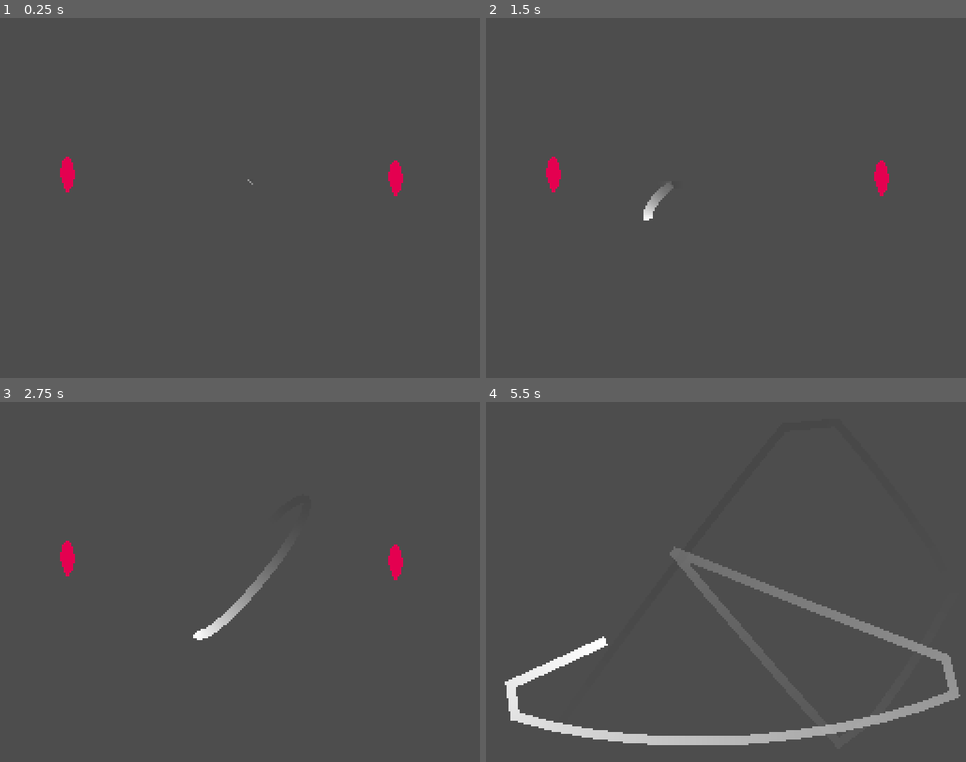
Above: before the commit, frames 1-4 (two rows, left to right).
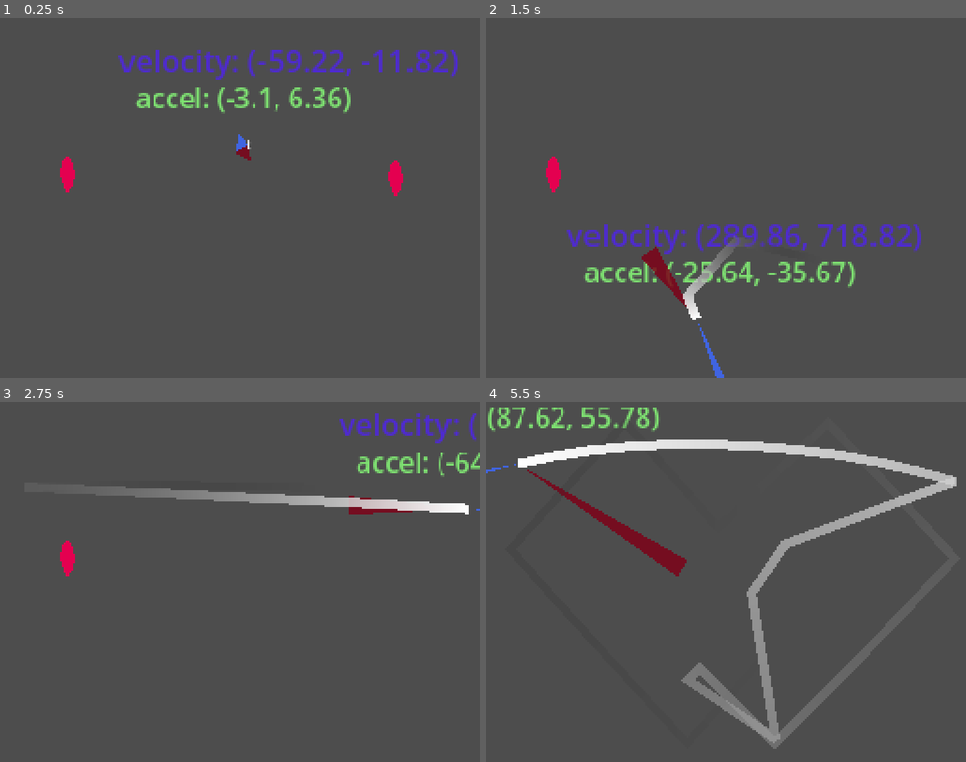
Above: after the commit, the same moments.

Repository: furiousknight25/Counter-Effects
Game: Godot game, scene res://scenes/Scene_1.tscn
Same seed, same stepped clock (60 frames per second), same inputs: the game is played once before the commit and once after it.
Inputs (mouse positions are in pixels of both pictures, inside the frame that each line leads up to):
- Up to frame 1 (0.25 s): no input
- Up to frame 2 (1.5 s): move the mouse to (831, 180) at 0.52 s; click (831, 180) at 0.6 s; move the mouse to (630, 216) at 1.27 s; click (630, 216) at 1.35 s
- Up to frame 3 (2.75 s): move the mouse to (288, 502) at 2.02 s; click (288, 502) at 2.1 s
- Up to frame 4 (5.5 s): move the mouse to (702, 654) at 2.77 s; click (702, 654) at 2.85 s; move the mouse to (870, 636) at 3.52 s; click (870, 636) at 3.6 s; move the mouse to (582, 528) at 4.27 s; click (582, 528) at 4.35 s; move the mouse to (750, 582) at 5.02 s; click (750, 582) at 5.1 s

The runs differ from the first frame. In frame 1, 2.9% of the frame differs, in the area x 24-96%, y 8-47%; in frame 2, 4.7%; in frame 3, 4.3%; in frame 4, 13%, in the area x 0-99%, y 1-97%.

Commit message:
uh oh they joining

Diff:
--- a/new-game-project/scenes/Ball.tscn
+++ b/new-game-project/scenes/Ball.tscn
@@ -1,9 +1,10 @@
-[gd_scene load_steps=6 format=3 uid="uid://c7a6cijicq3rd"]
+[gd_scene load_steps=7 format=3 uid="uid://c7a6cijicq3rd"]
 
 [ext_resource type="Script" uid="uid://btxblnn0xcf64" path="res://scripts/ball.gd" id="1_d73vv"]
 [ext_resource type="Script" uid="uid://wytq8piaqmrc" path="res://scripts/SpringPhysics.gd" id="2_ul5l2"]
 [ext_resource type="PackedScene" uid="uid://dj3hcfpjf08dc" path="res://scenes/visual_follow_line.tscn" id="3_dqebh"]
 [ext_resource type="Script" uid="uid://dvloyvpvwr5sd" path="res://scripts/debug_mode.gd" id="4_dqebh"]
+[ext_resource type="PackedScene" uid="uid://dgm0ri1lo1qb7" path="res://scenes/physics_arrows_package.tscn" id="5_2svwt"]
 
 [sub_resource type="CircleShape2D" id="CircleShape2D_ig1eg"]
 radius = 5.0
@@ -12,9 +13,14 @@
 collision_layer = 2
 collision_mask = 7
 motion_mode = 1
-wall_min_slide_angle = 0.0
+wall_min_slide_angle = 3.1415927
 platform_on_leave = 2
 script = ExtResource("1_d73vv")
+
+[node name="PhysicsArrowsPackage" parent="." node_paths=PackedStringArray("body_to_observe") instance=ExtResource("5_2svwt")]
+body_to_observe = NodePath("..")
+velocity_arrow_multiplier = 0.1
+accel_arrow_multiplier = 1
 
 [node name="CollisionShape2D" type="CollisionShape2D" parent="."]
 shape = SubResource("CircleShape2D_ig1eg")
--- a/new-game-project/scenes/Scene_1.tscn
+++ b/new-game-project/scenes/Scene_1.tscn
@@ -1,10 +1,13 @@
-[gd_scene load_steps=4 format=3 uid="uid://dfhfol7byum77"]
+[gd_scene load_steps=5 format=3 uid="uid://dfhfol7byum77"]
 
 [ext_resource type="PackedScene" uid="uid://c7a6cijicq3rd" path="res://scenes/Ball.tscn" id="1_cyp6q"]
 [ext_resource type="PackedScene" uid="uid://bo5kfu2xrt7og" path="res://scenes/Target.tscn" id="2_32jcc"]
 
 [sub_resource type="RectangleShape2D" id="RectangleShape2D_ib06g"]
 size = Vector2(275, 16)
+
+[sub_resource type="ConvexPolygonShape2D" id="ConvexPolygonShape2D_cyp6q"]
+points = PackedVector2Array(-33, 57, -55, -18, 18, -14, -29, -1)
 
 [node name="Root" type="Node2D"]
 
@@ -13,6 +16,10 @@
 [node name="CollisionShape2D" type="CollisionShape2D" parent="Border"]
 position = Vector2(127.5, -2)
 shape = SubResource("RectangleShape2D_ib06g")
+
+[node name="CollisionShape2D5" type="CollisionShape2D" parent="Border"]
+position = Vector2(137, 88)
+shape = SubResource("ConvexPolygonShape2D_cyp6q")
 
 [node name="CollisionShape2D2" type="CollisionShape2D" parent="Border"]
 position = Vector2(124, 195)
--- /dev/null
+++ b/new-game-project/scenes/physics_arrows_package.tscn
@@ -0,0 +1,48 @@
+[gd_scene load_steps=4 format=3 uid="uid://dgm0ri1lo1qb7"]
+
+[ext_resource type="Script" uid="uid://c2b1pcknv820v" path="res://scripts/physics_arrows_package.gd" id="1_ah2i8"]
+
+[sub_resource type="Curve" id="Curve_ur1oa"]
+_data = [Vector2(0, 0), 0.0, 0.0, 0, 0, Vector2(1, 1), 0.0, 0.0, 0, 0]
+point_count = 2
+
+[sub_resource type="Curve" id="Curve_rmx4t"]
+_data = [Vector2(0, 0), 0.0, 0.0, 0, 0, Vector2(1, 1), 0.0, 0.0, 0, 0]
+point_count = 2
+
+[node name="PhysicsArrowsPackage" type="Node2D"]
+modulate = Color(1, 1, 1, 0.831373)
+top_level = true
+script = ExtResource("1_ah2i8")
+
+[node name="velocity_text" type="RichTextLabel" parent="."]
+modulate = Color(0.306964, 0.134909, 0.936745, 1)
+texture_filter = 1
+offset_left = -69.0
+offset_top = -57.0
+offset_right = 187.0
+offset_bottom = -34.0
+scale = Vector2(1.01355, 1.01355)
+mouse_filter = 2
+text = "Velocity:"
+
+[node name="acceleration_text" type="RichTextLabel" parent="."]
+modulate = Color(0.533333, 1, 0.47451, 1)
+texture_filter = 1
+offset_left = -60.0
+offset_top = -36.0
+offset_right = 254.0
+offset_bottom = -11.0
+scale = Vector2(0.914467, 0.914467)
+mouse_filter = 2
+text = "Accel: "
+
+[node name="acceleration" type="Line2D" parent="."]
+points = PackedVector2Array(0, 0, 0, 0)
+width_curve = SubResource("Curve_ur1oa")
+default_color = Color(0.4906425, 0, 0.089176096, 1)
+
+[node name="velocity" type="Line2D" parent="."]
+points = PackedVector2Array(0, 0, 0, 0)
+width_curve = SubResource("Curve_rmx4t")
+default_color = Color(0.2424117, 0.4127592, 1, 1)
--- a/new-game-project/scripts/ball.gd
+++ b/new-game-project/scripts/ball.gd
@@ -16,6 +16,8 @@
 	spring_y.goal = global_position.y
 
 func _process(delta: float) -> void:
+	spring_x.goal = get_global_mouse_position().x
+	spring_y.goal = get_global_mouse_position().y
 	match cur_state:
 		STATES.FREEZE: #when the ball gets hit, might activate this state. FREEZE frame logic, also prevents player from getting hit
 			freeze_process(delta)
@@ -37,18 +39,20 @@
 	velocity.x += spring_x.interpolate_spring(position.x, delta) * delta#bungie cord
 	velocity.y += spring_y.interpolate_spring(position.y, delta) * delta
 
-	if is_on_wall(): #bouncing off wall
-		var wall_noraml = get_wall_normal()
-		if wall_noraml != null:
-			velocity = velocity.bounce(wall_noraml)
+	var motion = velocity * delta
+	var collision = move_and_collide(motion)
+	if collision: #bouncing off wall
+		var wall = collision.get_collider()
+		if wall != null:
+			var normal = collision.get_normal()
+			velocity = velocity.bounce(normal)
 			#Vector2(randf_range(-.1,.1), randf_range(-.1,.1)) we can use equation to modify and add random
 
-	move_and_slide()
+
 	visual_follow_line.spawn_line(global_position)
 
-	var last_hit = get_last_slide_collision()
-	if last_hit != null:
-		hit_object(last_hit.get_collider())
+	if collision != null:
+		hit_object(collision.get_collider())
 
 
 func hit_ball(direction : Vector2, strength : float, freeze_length : float = 0): #direction is your target position, it WILL be normalized and you get a lashing if you dont like it
--- a/new-game-project/scripts/debug_mode.gd
+++ b/new-game-project/scripts/debug_mode.gd
@@ -6,4 +6,4 @@
 	if !Director.debug_mode: return
 
 	if Input.is_action_just_pressed("click"):
-		ball.hit_ball((ball.get_global_mouse_position() - ball.global_position), 5.0)
+		ball.hit_ball((ball.get_global_mouse_position() - ball.global_position), 2.0)
--- /dev/null
+++ b/new-game-project/scripts/physics_arrows_package.gd
@@ -0,0 +1,53 @@
+extends Node2D
+
+@export var body_to_observe : Node2D
+@export var velocity_arrow_multiplier := .5
+@export var accel_arrow_multiplier := 5
+@export var hide_text : bool
+@export var hide_vectors : bool
+
+@onready var velocity_text = $velocity_text
+@onready var acceleration_text = $acceleration_text
+@onready var velocity_arrow = $velocity
+@onready var acceleration_arrow = $acceleration
+
+var velocity : Vector2
+var acceleration : Vector2
+var old_acceleration : Vector2
+
+# ): I ussualy like acceleration to be red but raycast modulate didnt like it, the sacrafices for programming cleanliness
+
+func _process(delta):
+#region seting accel and velocity
+	if body_to_observe is RigidBody2D:
+		velocity = body_to_observe.linear_velocity
+	elif body_to_observe is CharacterBody2D:
+		velocity = body_to_observe.velocity
+	else:
+		print('nonvalid object to observe eat a fucking burger please')
+	acceleration = velocity - old_acceleration
+	old_acceleration = velocity
+#endregion
+	global_position = body_to_observe.global_position
+	velocity_text.text =  'velocity: ' + '('+ var_to_str(snappedf(velocity.x, .01)) + ', ' + var_to_str(snappedf(velocity.y, .01)) + ')'
+	acceleration_text.text =  'accel: ' + '('+ var_to_str(snappedf(acceleration.x, .01)) + ', ' + var_to_str(snappedf(acceleration.y, .01)) + ')'
+
+	velocity_arrow.set_point_position(1, velocity * velocity_arrow_multiplier)
+	acceleration_arrow.set_point_position(1, acceleration * accel_arrow_multiplier)
+
+#region hide stuff
+	if !hide_text:
+		velocity_text.show()
+		acceleration_text.show()
+	else:
+		velocity_text.hide()
+		acceleration_text.hide()
+
+	if !hide_vectors:
+		velocity_arrow.show()
+		acceleration_arrow.show()
+	else:
+		velocity_arrow.hide()
+		acceleration_arrow.hide()
+
+#endregion
Not shown, added: new-game-project/scripts/physics_arrows_package.gd.uid
